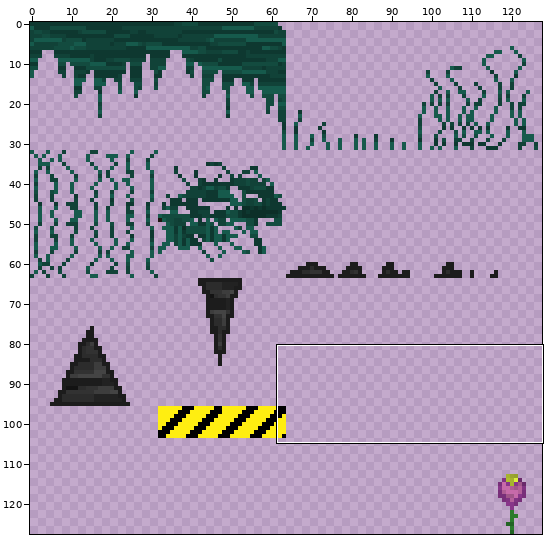
A sprite sheet gets an edit: Assets/Sprites/Tilesets/details32.png. Above, an overview of the earlier version with the close-up marked.
Close-up. Before the edit:
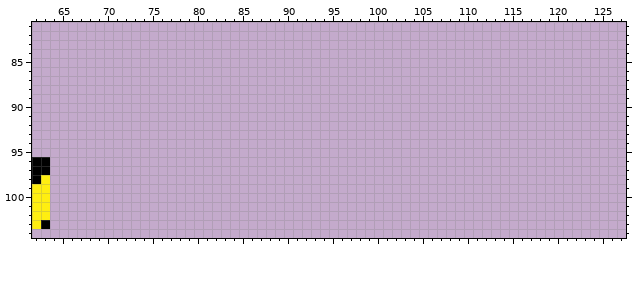
The file is 128x128 pixels. Colours within 5 levels of each other are drawn and written as one. Shown: x 62..127, y 81..104.
And afterwards:
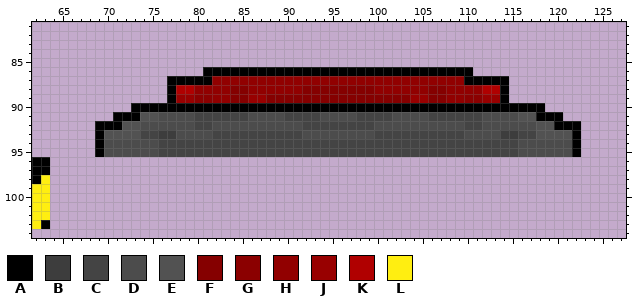
Palette (. is transparent): A #000000  B #3d3d3d  C #444444  D #4c4c4c  E #525252  F #850000  G #8b0000  H #910000  J #980000  K #b00000  L #ffee11
Difference:
@@ x 62..127 @@
  85 ..................................................................
- 86 ..................................................................
- 87 ..................................................................
- 88 ..................................................................
- 89 ..................................................................
- 90 ..................................................................
- 91 ..................................................................
- 92 ..................................................................
- 93 ..................................................................
- 94 ..................................................................
- 95 ..................................................................
+ 86 ...................AAAAAAAAAAAAAAAAAAAAAAAAAAAAAA.................
+ 87 ...............AAAAAHHHHHHHHHHHHHHHHHHHHHHHHHHHHAAAAA.............
+ 88 ...............AKKHHHHFFHHHHHHFFFFFFFFHHHHHHFFHHHHKKA.............
+ 89 ...............AJJGGHHFFJJFFFFFFFFFFFFFFFFJJFFHHGGJJA.............
+ 90 ...........AAAAAAAAAAAAAAAAAAAAAAAAAAAAAAAAAAAAAAAAAAAAAA.........
+ 91 .........AAAEEDDDDCCCCCCDDDDCCCCDDDDCCCCDDDDCCCCCCDDDDEEAAA.......
+ 92 .......AAAEEDDDDDDCCDDDDDDDDDDCCCCCCCCDDDDDDDDDDCCDDDDDDEEAAA.....
+ 93 .......AEEEECCBBDDDDCCCCCCCCCCDDDDDDDDCCCCCCCCCCDDDDBBCCEEEEA.....
+ 94 .......ADDDDDDCCCCCCCCCCCCCCCCCCCCCCCCCCCCCCCCCCCCCCCCDDDDDDA.....
+ 95 .......ADDDDDDCCCCCCCCCCCCCCCCCCCCCCCCCCCCCCCCCCCCCCCCDDDDDDA.....
  96 AA................................................................
Where, in picture pixels (left, top, right, bottom), the same in both close-ups:
added: (95, 67, 581, 157)
